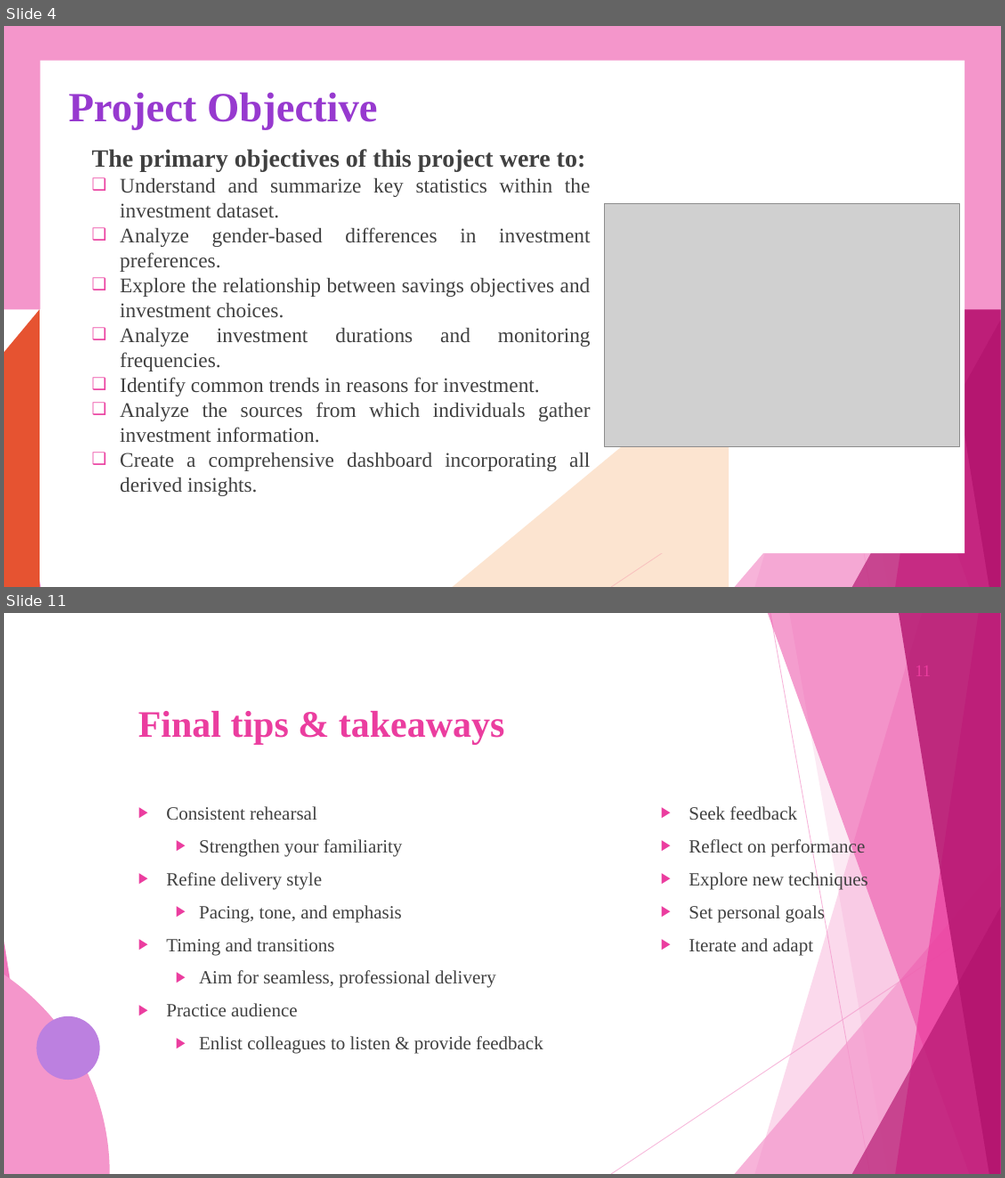
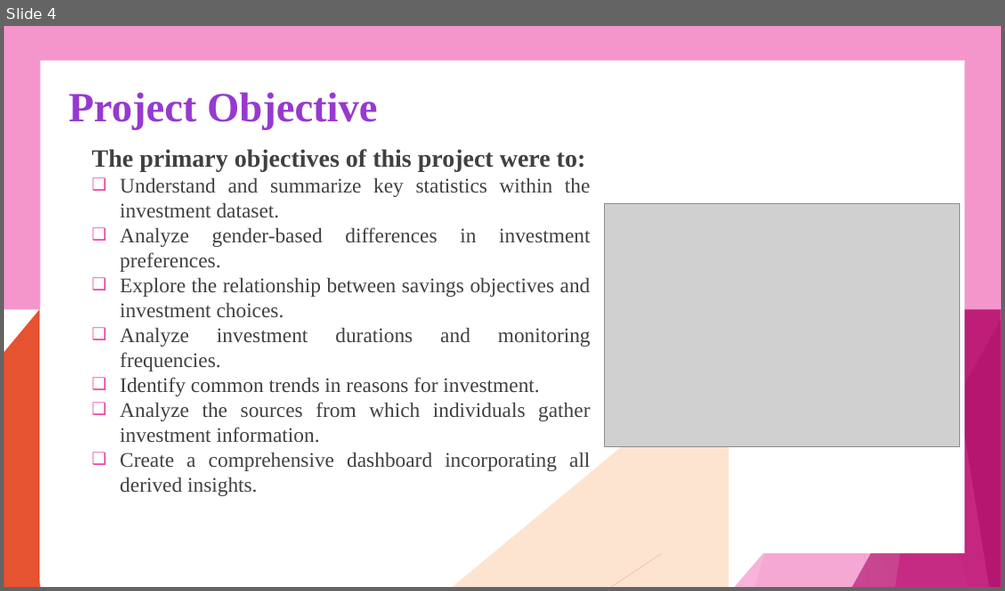
Before and after one commit to Paromita23/InLighn_Tech_Internship, a slide deck: PROJECT REPORT/Investment Analysis using POWER BI project Report.pptx. Shown one above the other, each under a label of ours: slides 4 and 11 before the commit, slide 4 after it; the slides between them are not shown. The pictures are 1005x1178 and 1005x591 pixels, drawn with LibreOffice and Linux fonts; fonts in the diff are those of the drawing; grey boxes stand for pictures; background and template pictures are left out. Boxes give left, top, right and bottom in pixels: in the first picture for what was removed or moved away, otherwise in the second. Text is boxed around its words. In the diff, an @@ line names an element or a change of style, - is before the commit and + after.

```diff
--- a/PROJECT REPORT/Investment Analysis using POWER BI project Report.pptx
+++ b/PROJECT REPORT/Investment Analysis using POWER BI project Report.pptx
@@ slide 11 removed at [4,613,1001,1174], background #FFFFFF; not listed: 10 template elements that a slide beside it also shows @@
@@ page number removed at [858,650,938,690] @@
-11
@@ title removed at [138,711,505,744] @@
-Final tips & takeaways
@@ text removed at [166,806,543,1054] @@
-▶ Consistent rehearsal
-  ▶ Strengthen your familiarity
-▶ Refine delivery style
-  ▶ Pacing, tone, and emphasis
-▶ Timing and transitions
-  ▶ Aim for seamless, professional delivery
-▶ Practice audience
-  ▶ Enlist colleagues to listen & provide feedback
@@ text removed at [688,806,868,955] @@
-▶ Seek feedback
-▶ Reflect on performance
-▶ Explore new techniques
-▶ Set personal goals
-▶ Iterate and adapt
@@ freeform shape removed at [4,974,109,1174] @@
@@ freeform shape removed at [36,1016,100,1079] @@
```
Also in this commit, not shown: 1 slide changed, 8 slides added, 7 other slides removed.
